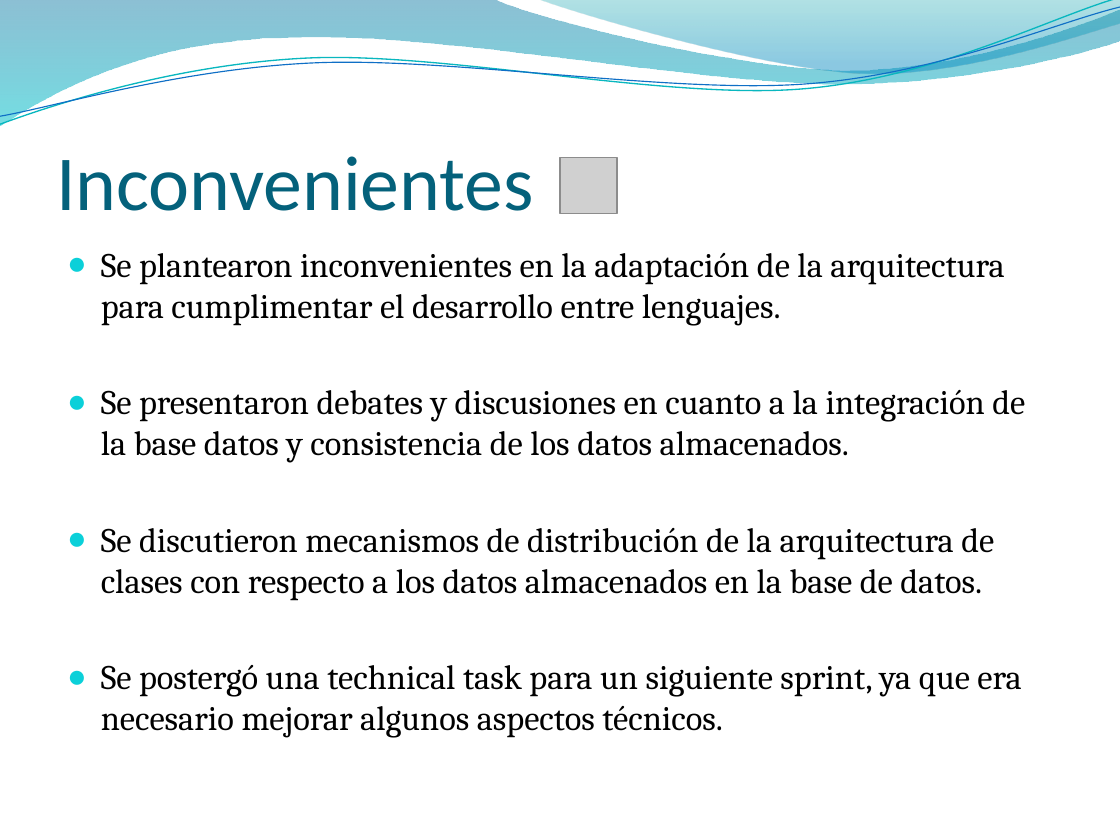
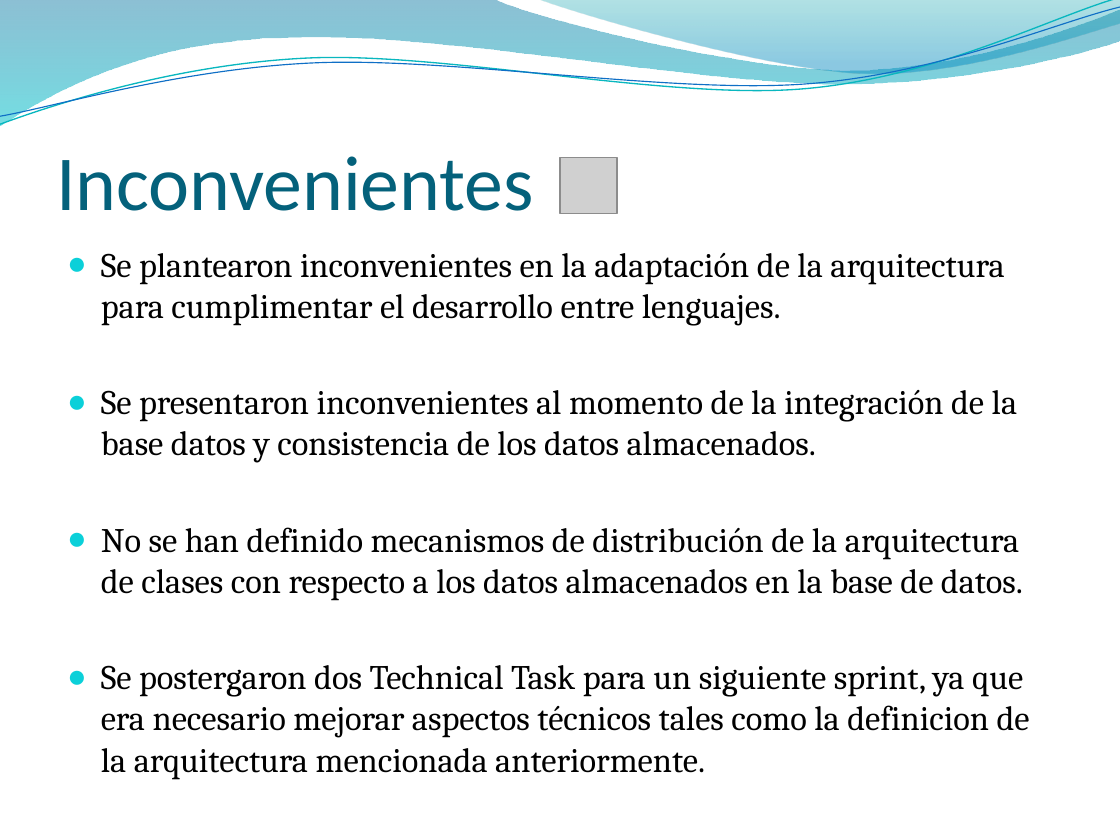
Before and after one commit to elcapo04/utn-frc-dlc-2011-liberal-peker, a slide deck: slide 7 of Proyecto final/SprintsDevelopment/Branch 02/DocumentosAEntregar/Sprint 02.pptx. Drawn at 1120x840 pixels with LibreOffice and Linux fonts; fonts in the diff are those of the drawing; grey boxes stand for pictures; background and template pictures are left out. Boxes give left, top, right and bottom in pixels: in the first picture for what was removed or moved away, otherwise in the second. Text is boxed around its words. In the diff, an @@ line names an element or a change of style, - is before the commit and + after.

```diff
--- a/Proyecto final/SprintsDevelopment/Branch 02/DocumentosAEntregar/Sprint 02.pptx
+++ b/Proyecto final/SprintsDevelopment/Branch 02/DocumentosAEntregar/Sprint 02.pptx
@@ text at <box>101,390,1030,780</box>: text changed @@
-● Se presentaron debates y discusiones en cuanto a la integración de la base datos y consistencia de los datos almacenados.
-● Se discutieron mecanismos de distribución de la arquitectura de clases con respecto a los datos almacenados en la base de datos.
-● Se postergó una technical task para un siguiente sprint, ya que era necesario mejorar algunos aspectos técnicos.
+● Se presentaron inconvenientes al momento de la integración de la base datos y consistencia de los datos almacenados.
+● No se han definido mecanismos de distribución de la arquitectura de clases con respecto a los datos almacenados en la base de datos.
+● Se postergaron dos Technical Task para un siguiente sprint, ya que era necesario mejorar aspectos técnicos tales como la definicion de la arquitectura mencionada anteriormente.
```
Also in this commit, not shown: 2 other slides changed, 1 slide removed.
